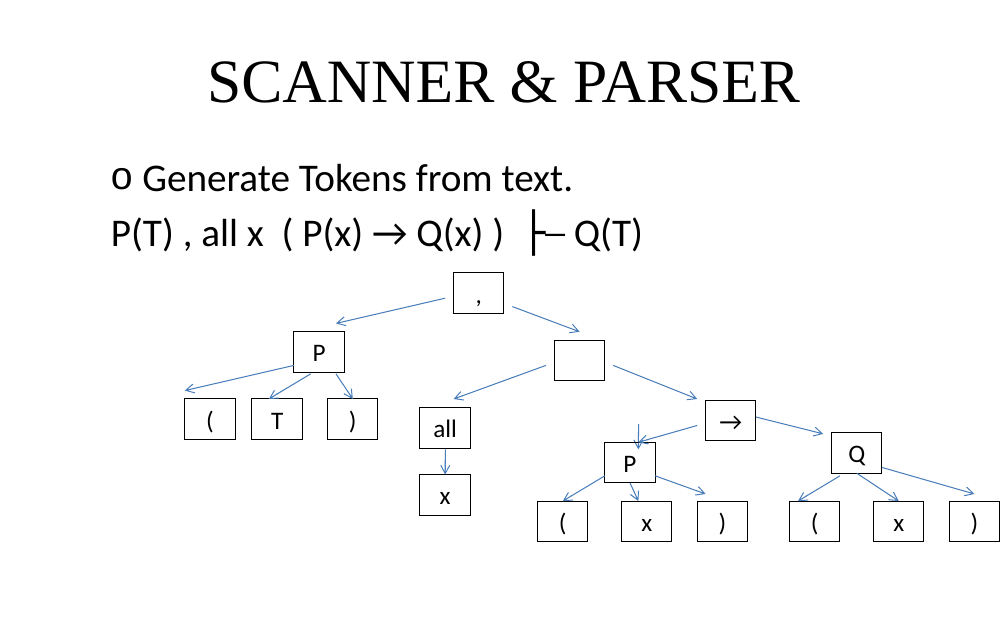
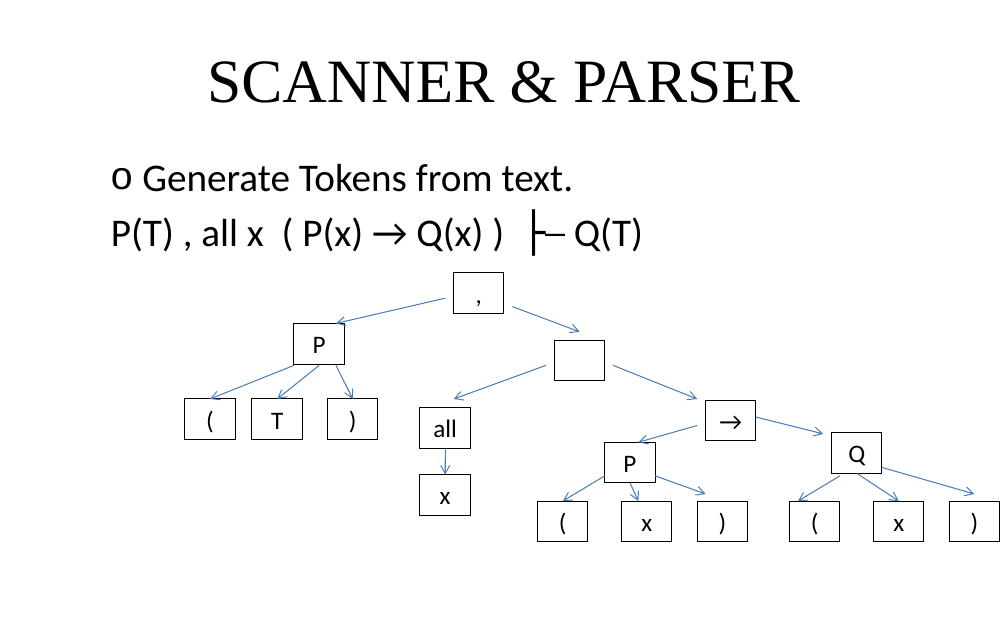
Before and after one commit to giang-rocker/logic, a slide deck: slide 4 of Report/SUY LUẬN TỰ NHIÊN.pptx. Drawn at 1008x630 pixels with LibreOffice and Linux fonts; fonts in the diff are those of the drawing. Boxes give left, top, right and bottom in pixels: in the first picture for what was removed or moved away, otherwise in the second. Text is boxed around its words. In the diff, an @@ line names an element or a change of style, - is before the commit and + after.

```diff
--- a/Report/SUY LUẬN TỰ NHIÊN.pptx
+++ b/Report/SUY LUẬN TỰ NHIÊN.pptx
@@ rectangle "P": place and size @@
-rectangle "P" at (294, 332, 345, 372)
+rectangle "P" at (294, 324, 345, 364)
@@ arrow moved from (294, 365) - (184, 391) to (294, 365) - (210, 399) @@
@@ arrow moved from (310, 374) - (269, 399) to (320, 365) - (277, 399) @@
@@ arrow moved from (336, 374) - (353, 399) to (336, 365) - (353, 399) @@
@@ arrow removed from (639, 424) to (638, 450) @@
```
Also in this commit, not shown: 3 other slides changed.
